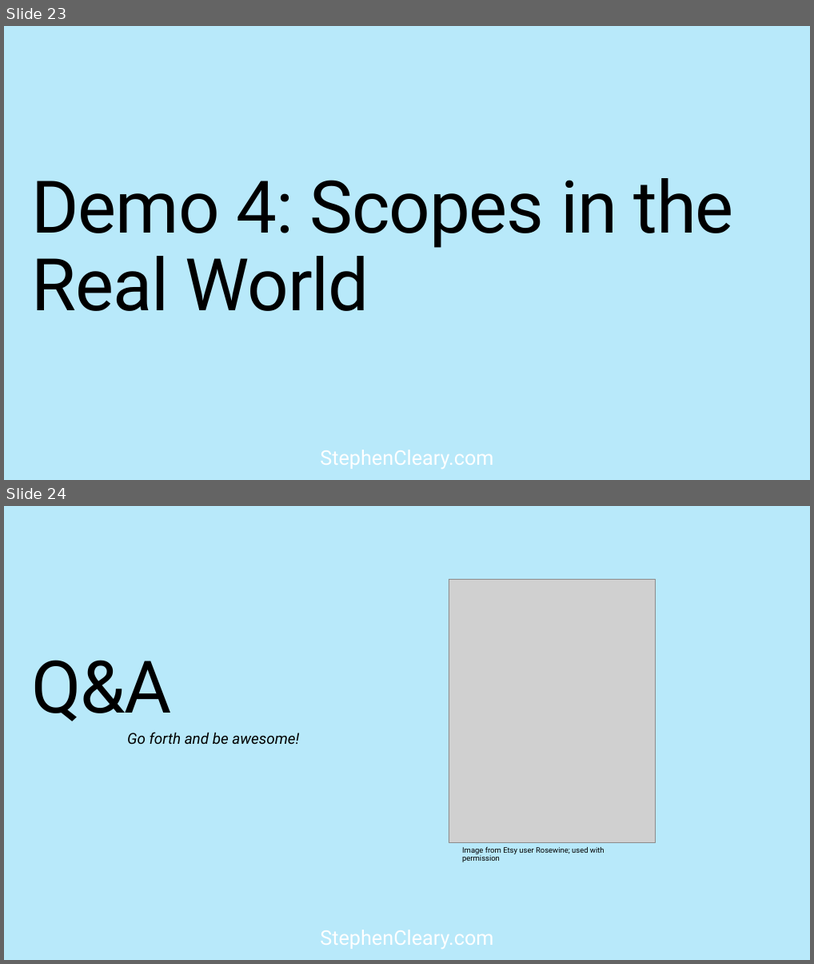
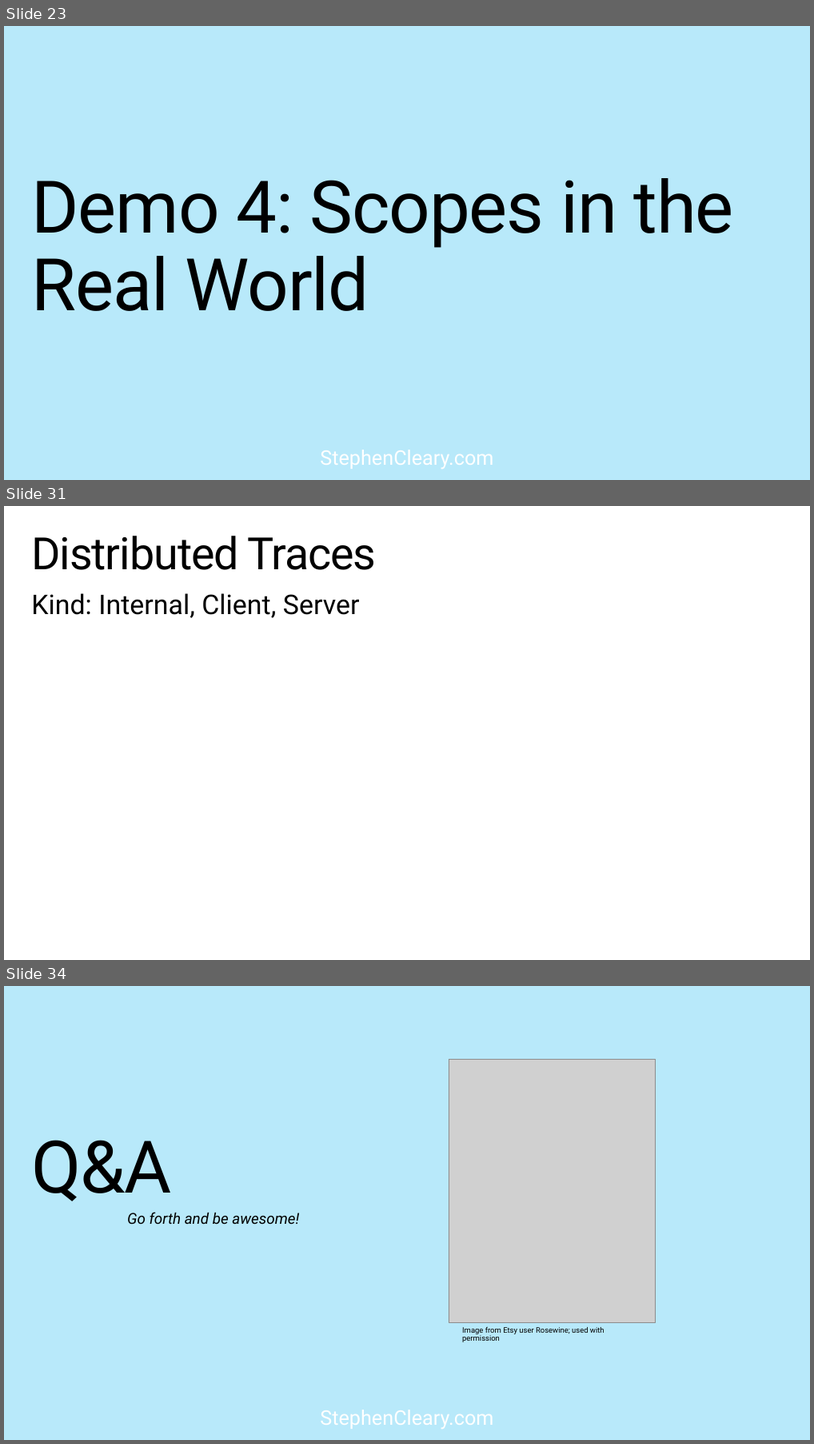
Before and after one commit to StephenCleary/Presentations, a slide deck: Telemetry/Logging Hero.pptx. Shown one above the other, each under a label of ours: slides 23 and 24 before the commit, slides 23, 31 and 34 after it; the slides between them are not shown. The pictures are 814x964 and 814x1444 pixels, drawn with LibreOffice and Linux fonts; fonts in the diff are those of the drawing; grey boxes stand for pictures; background and template pictures are left out. Boxes give left, top, right and bottom in pixels: in the first picture for what was removed or moved away, otherwise in the second. Text is boxed around its words. In the diff, an @@ line names an element or a change of style, - is before the commit and + after.

```diff
--- a/Telemetry/Logging Hero.pptx
+++ b/Telemetry/Logging Hero.pptx
@@ slide 31 added at (4,506,810,960), background picture (left out); not listed: 1 template element that a slide beside it also shows @@
@@ title added at (31,536,377,570), 52.9 pt, text #000000 @@
+Distributed Traces
@@ text added at (31,593,360,618), 32.4 pt, text #000000 @@
+Kind: Internal, Client, Server
@@ what was slide 24 is now slide 34 @@
```
Also in this commit, not shown: 4 slides changed, 9 other slides added, 1 other file.
